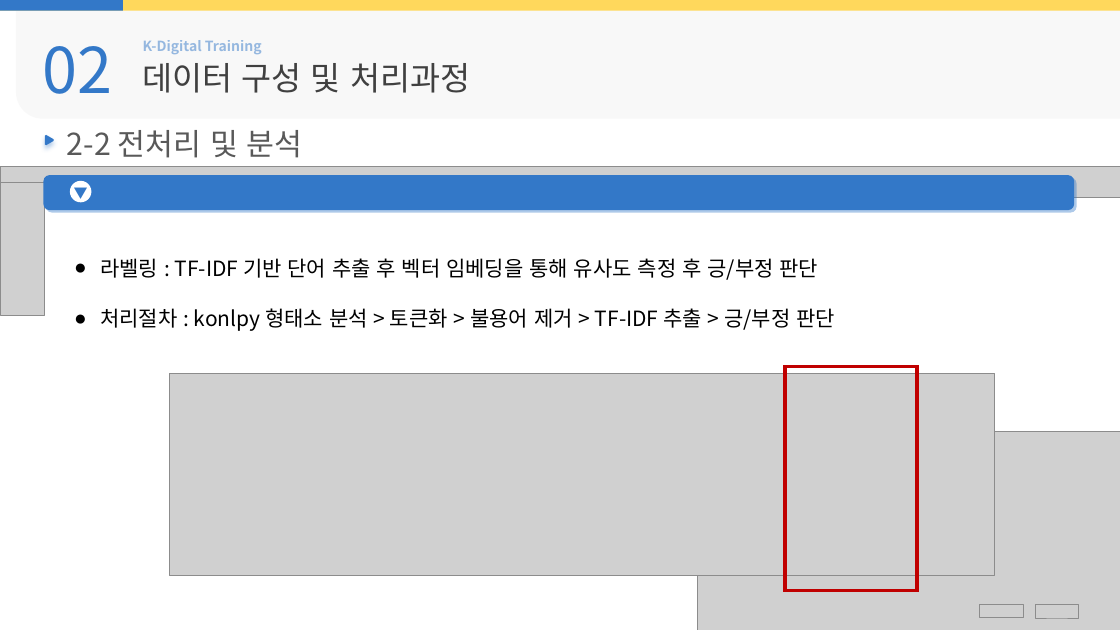
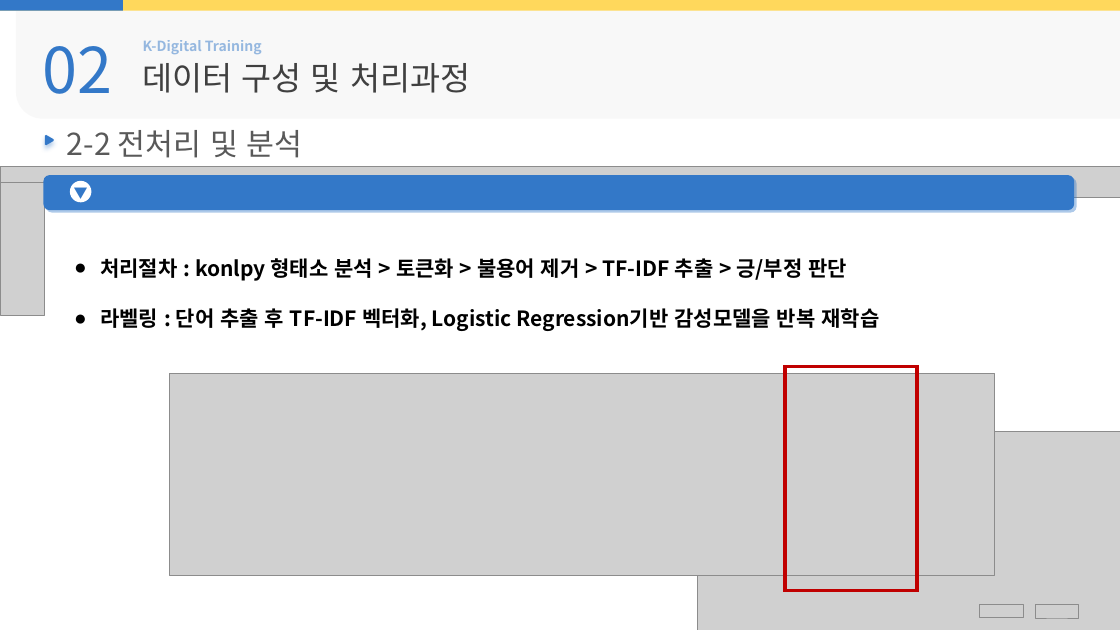
Before and after one commit to Hiddle00/project2_weather, a slide deck: slide 13 of 최종발표/05.D팀_최종발표.pptx. Drawn at 1120x630 pixels with LibreOffice and Linux fonts; fonts in the diff are those of the drawing; grey boxes stand for pictures; background and template pictures are left out. Boxes give left, top, right and bottom in pixels: in the first picture for what was removed or moved away, otherwise in the second. Text is boxed around its words. In the diff, an @@ line names an element or a change of style, - is before the commit and + after.

```diff
--- a/최종발표/05.D팀_최종발표.pptx
+++ b/최종발표/05.D팀_최종발표.pptx
@@ text at [100, 258, 819, 280]: paragraph removed @@
-● 라벨링 : TF-IDF 기반 단어 추출 후 벡터 임베딩을 통해 유사도 측정 후 긍/부정 판단
@@ text at [100, 258, 847, 281]: bold on in "처리절차 : konlpy 형태소 분석 > 토큰화 ..." @@
@@ text at [100, 308, 879, 331]: paragraph added @@
+● 라벨링 : 단어 추출 후 TF-IDF 벡터화, Logistic Regression기반 감성모델을 반복 재학습
```
Also in this commit, not shown: 8 other slides changed, 1 slide added, 6 other files.
